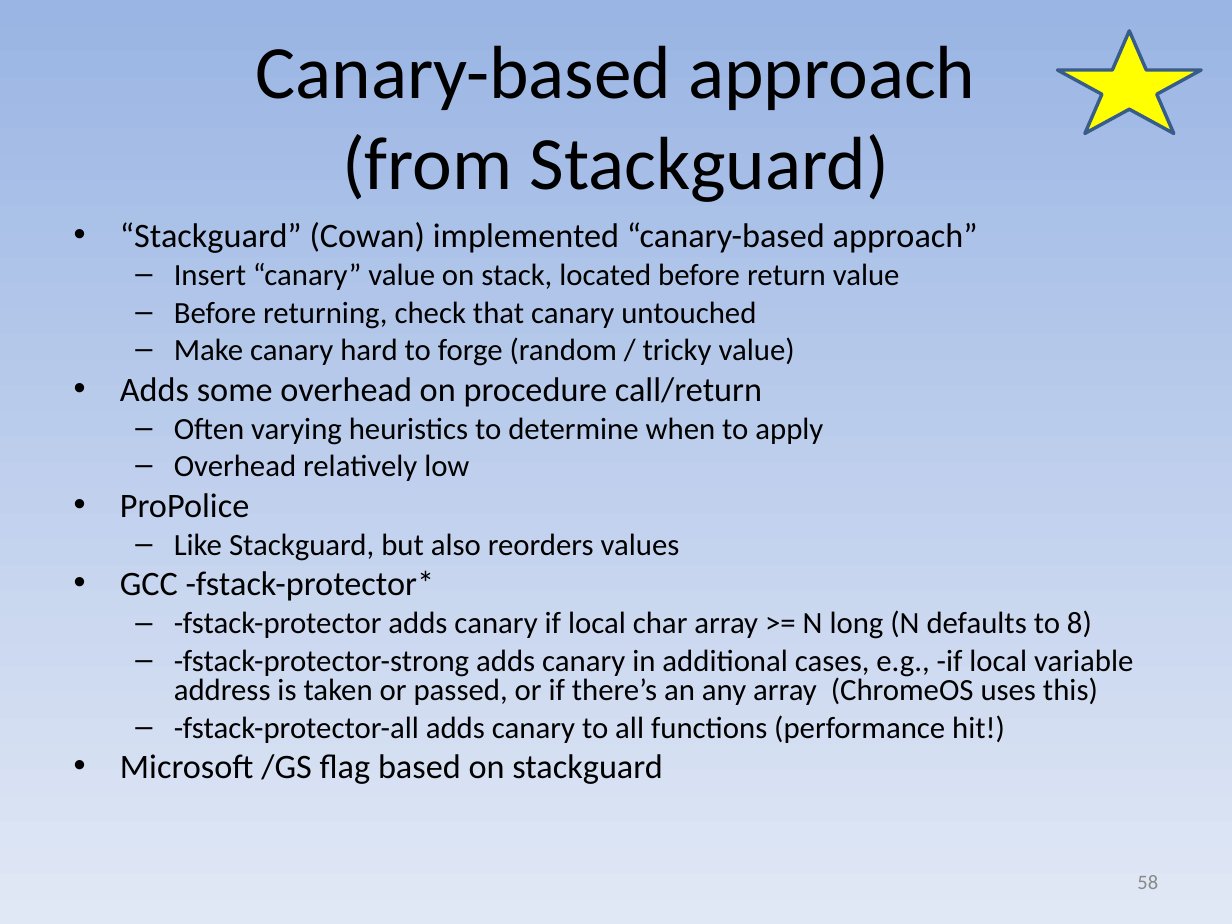
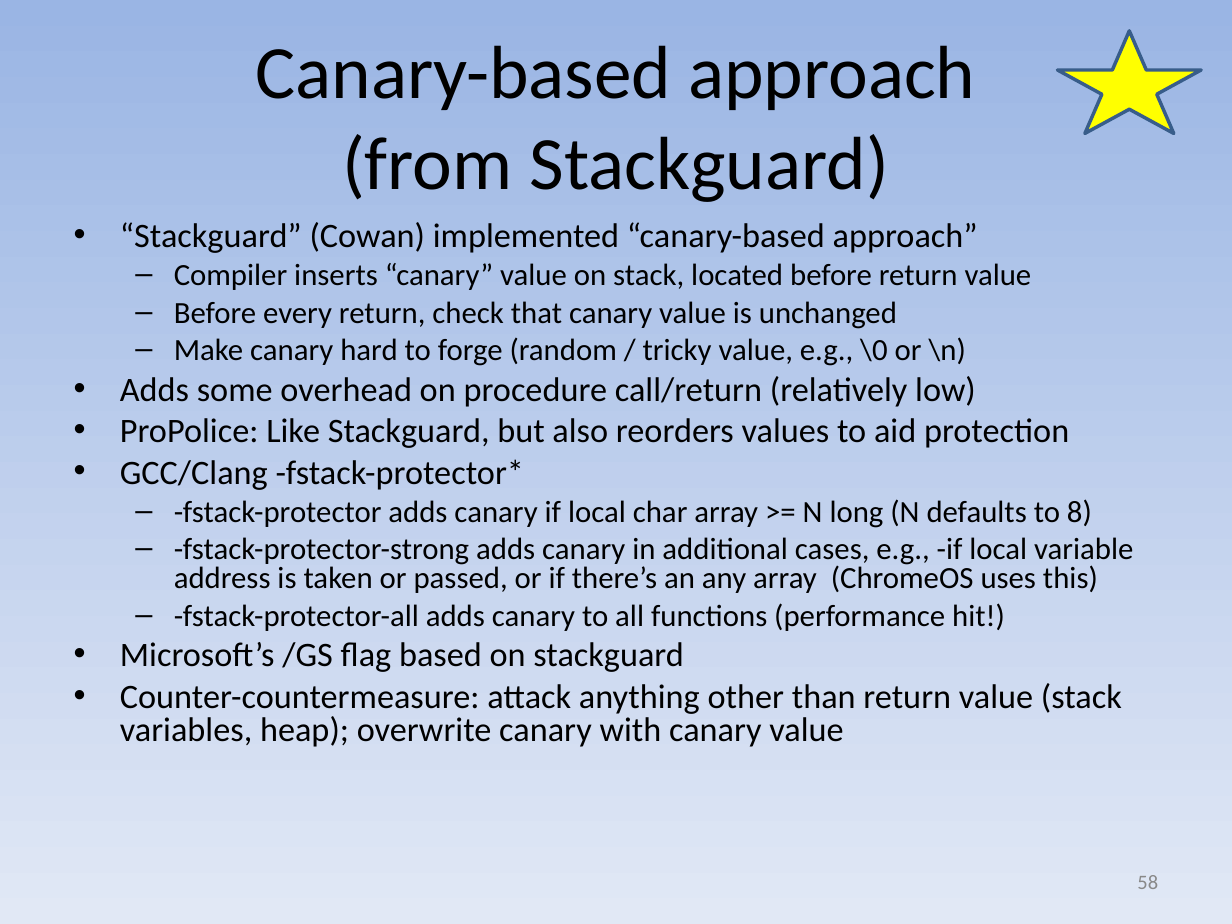
Before and after one commit to david-a-wheeler/david-a-wheeler.github.io, a slide deck: slide 58 of secure-class/presentations/Secure-Software-3-Buffer-Overflow.ppt. Drawn at 1232x924 pixels with LibreOffice and Linux fonts; fonts in the diff are those of the drawing. Boxes give left, top, right and bottom in pixels: in the first picture for what was removed or moved away, otherwise in the second. Text is boxed around its words. In the diff, an @@ line names an element or a change of style, - is before the commit and + after.

```diff
--- a/secure-class/presentations/Secure-Software-3-Buffer-Overflow.ppt
+++ b/secure-class/presentations/Secure-Software-3-Buffer-Overflow.ppt
@@ text at (120, 263, 1069, 490): text changed @@
-  – Insert “canary” value on stack, located before return value
-  – Before returning, check that canary untouched
-  – Make canary hard to forge (random / tricky value)
-• Adds some overhead on procedure call/return
-  – Often varying heuristics to determine when to apply
-  – Overhead relatively low
-• ProPolice
-  – Like Stackguard, but also reorders values
-• GCC -fstack-protector*
+  – Compiler inserts “canary” value on stack, located before return value
+  – Before every return, check that canary value is unchanged
+  – Make canary hard to forge (random / tricky value, e.g., \0 or \n)
+• Adds some overhead on procedure call/return (relatively low)
+• ProPolice: Like Stackguard, but also reorders values to aid protection
+• GCC/Clang -fstack-protector*
@@ text at (120, 642, 1122, 747): text changed @@
-• Microsoft /GS flag based on stackguard
+• Microsoft’s /GS flag based on stackguard
+• Counter-countermeasure: attack anything other than return value (stack variables, heap); overwrite canary with canary value
```
Also in this commit, not shown: 6 other slides changed, 2 slides added, 2 slides removed.
